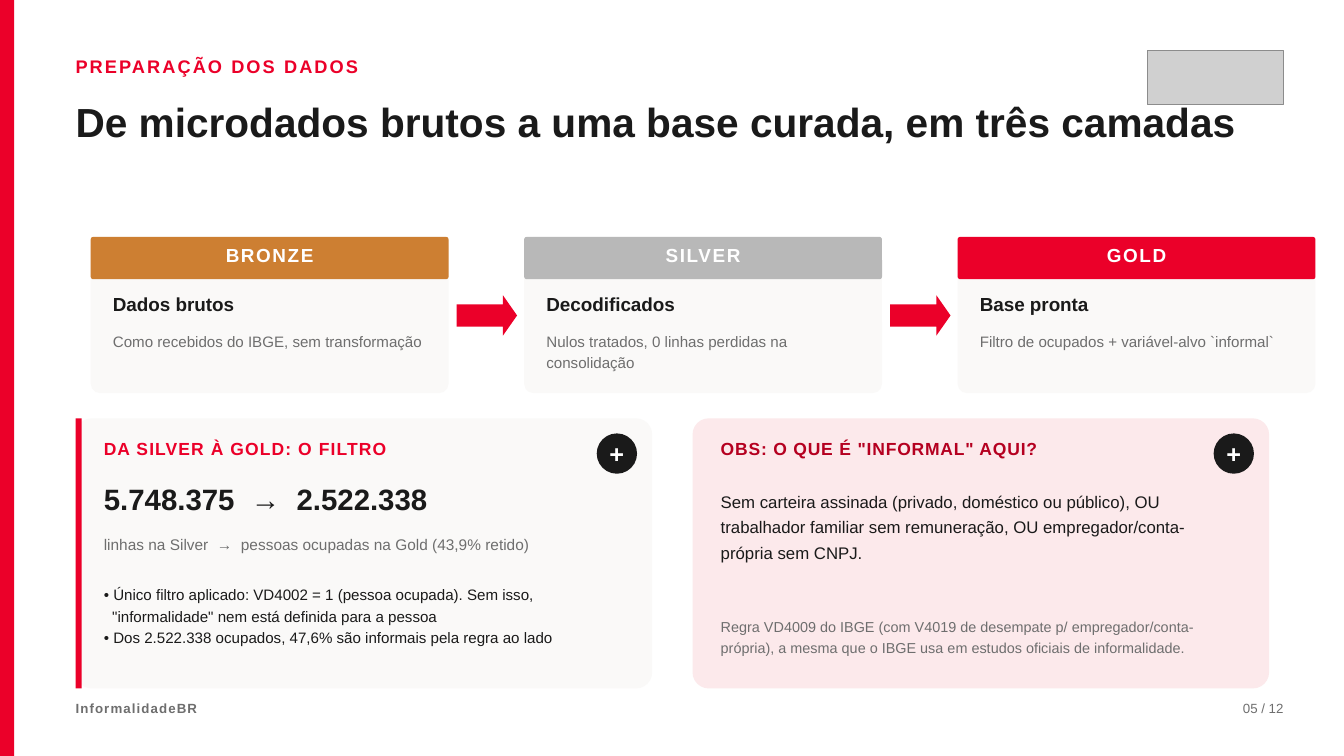
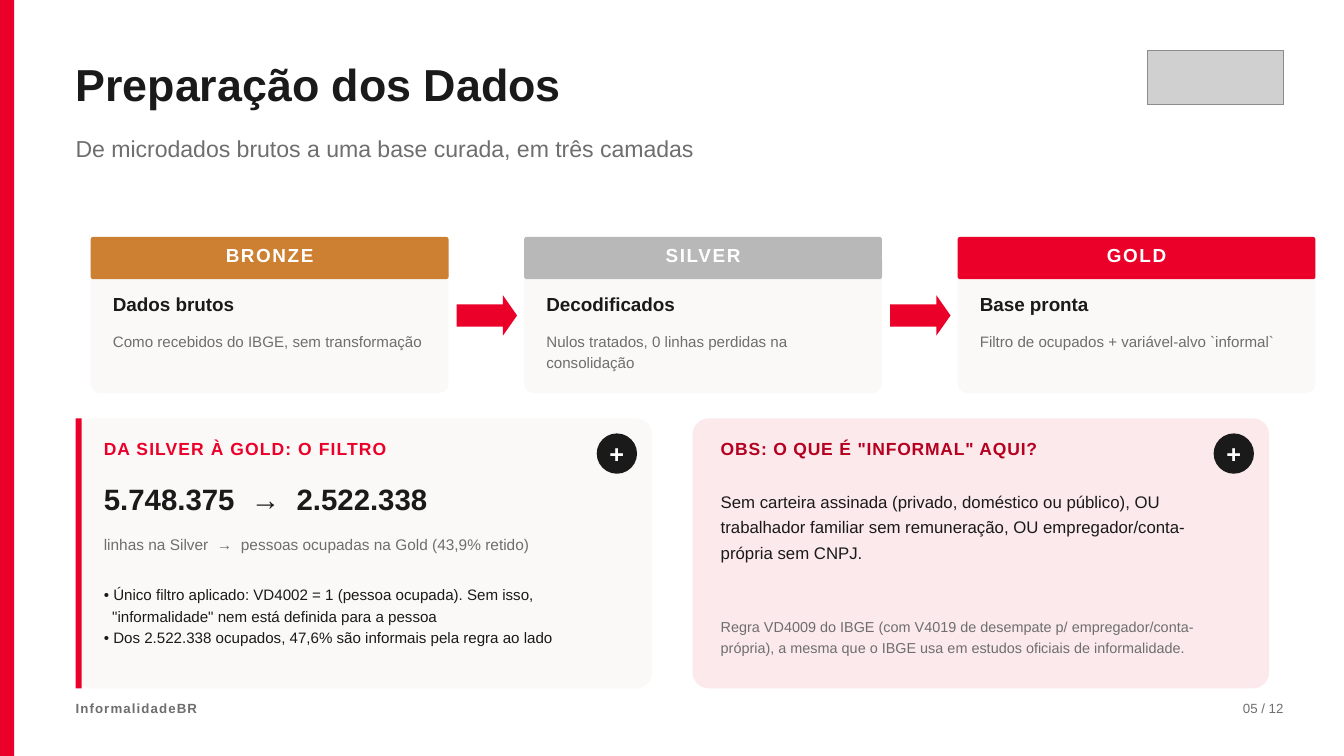
Before and after one commit to gui-ramon/pipeline-hands-on-engenharia-de-dados, a slide deck: slide 5 of apresentacao/InformalidadeBR - Apresentacao.pptx. Drawn at 1344x756 pixels with LibreOffice and Linux fonts; fonts in the diff are those of the drawing; grey boxes stand for pictures. Boxes give left, top, right and bottom in pixels: in the first picture for what was removed or moved away, otherwise in the second. Text is boxed around its words. In the diff, an @@ line names an element or a change of style, - is before the commit and + after.

```diff
--- a/apresentacao/InformalidadeBR - Apresentacao.pptx
+++ b/apresentacao/InformalidadeBR - Apresentacao.pptx
@@ text at [76, 68, 561, 110]: text changed; size 13 to 32 pt; text colour #EB0029 to #1A1A1A @@
-PREPARAÇÃO DOS DADOS
+Preparação dos Dados
@@ text "De microdados brutos a uma ...": place and size @@
-text "De microdados brutos a uma ..." at [76, 106, 1235, 144]
+text "De microdados brutos a uma ..." at [76, 140, 693, 160]
@@ text "De microdados brutos a uma ..." at [76, 140, 693, 160]: size 29 to 16.5 pt, text colour #1A1A1A to #6E6E6E, bold off; line spacing 1.02 to 1.2 @@
```
Also in this commit, not shown: 10 other slides changed, 1 slide added, 7 other files.
